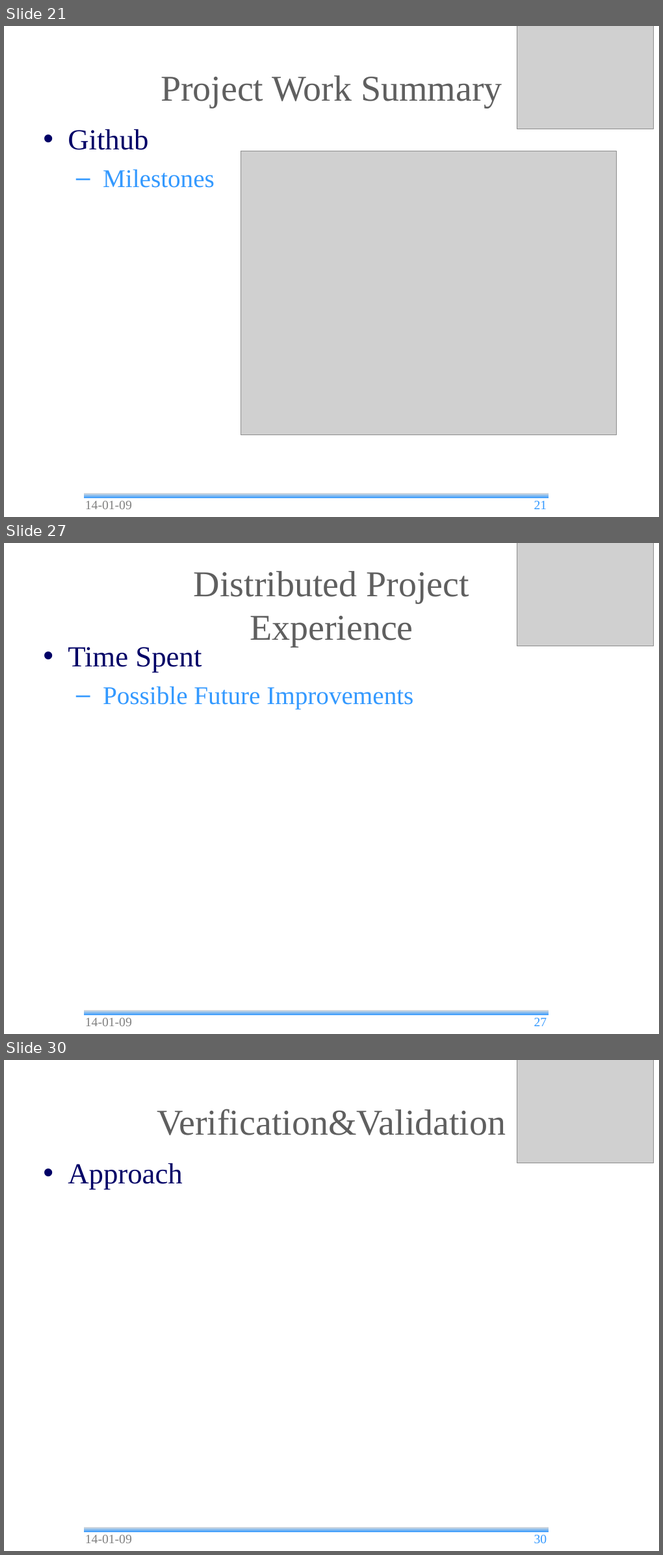
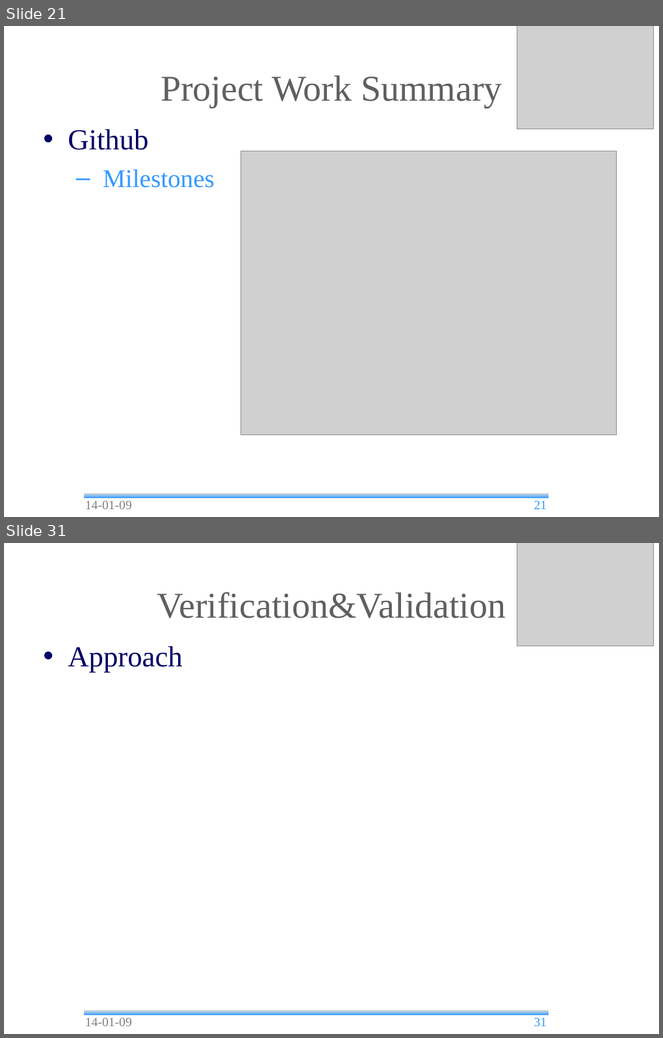
Before and after one commit to andrea-bottoli/DSD, a slide deck: Documentation/Presentations/Final_Presentation.odp. Shown one above the other, each under a label of ours: slides 21, 27 and 30 before the commit, slides 21 and 31 after it; the slides between them are not shown. The pictures are 663x1555 and 663x1038 pixels, drawn with LibreOffice and Linux fonts; fonts in the diff are those of the drawing; grey boxes stand for pictures; background and template pictures are left out. Boxes give left, top, right and bottom in pixels: in the first picture for what was removed or moved away, otherwise in the second. Text is boxed around its words. In the diff, an @@ line names an element or a change of style, - is before the commit and + after.

```diff
--- a/Documentation/Presentations/Final_Presentation.odp
+++ b/Documentation/Presentations/Final_Presentation.odp
@@ slide 27 removed at box(4, 543, 659, 1034), background #FFFFFF; not listed: 1 template element that a slide beside it also shows @@
@@ picture removed at box(517, 543, 653, 646) @@
@@ title removed at box(194, 571, 469, 646) @@
-Distributed Project
-Experience
@@ text removed at box(68, 647, 414, 709) @@
-• Time Spent
-  – Possible Future Improvements
@@ text removed at box(85, 1018, 132, 1027) @@
-14-01-09
@@ page number removed at box(534, 1018, 547, 1027) @@
-27
@@ what was slide 30 is now slide 31 @@
@@ page number at box(534, 1018, 547, 1027): text changed @@
-30
+31
```
Also in this commit, not shown: 9 slides changed, 2 slides added, 3 other files.
